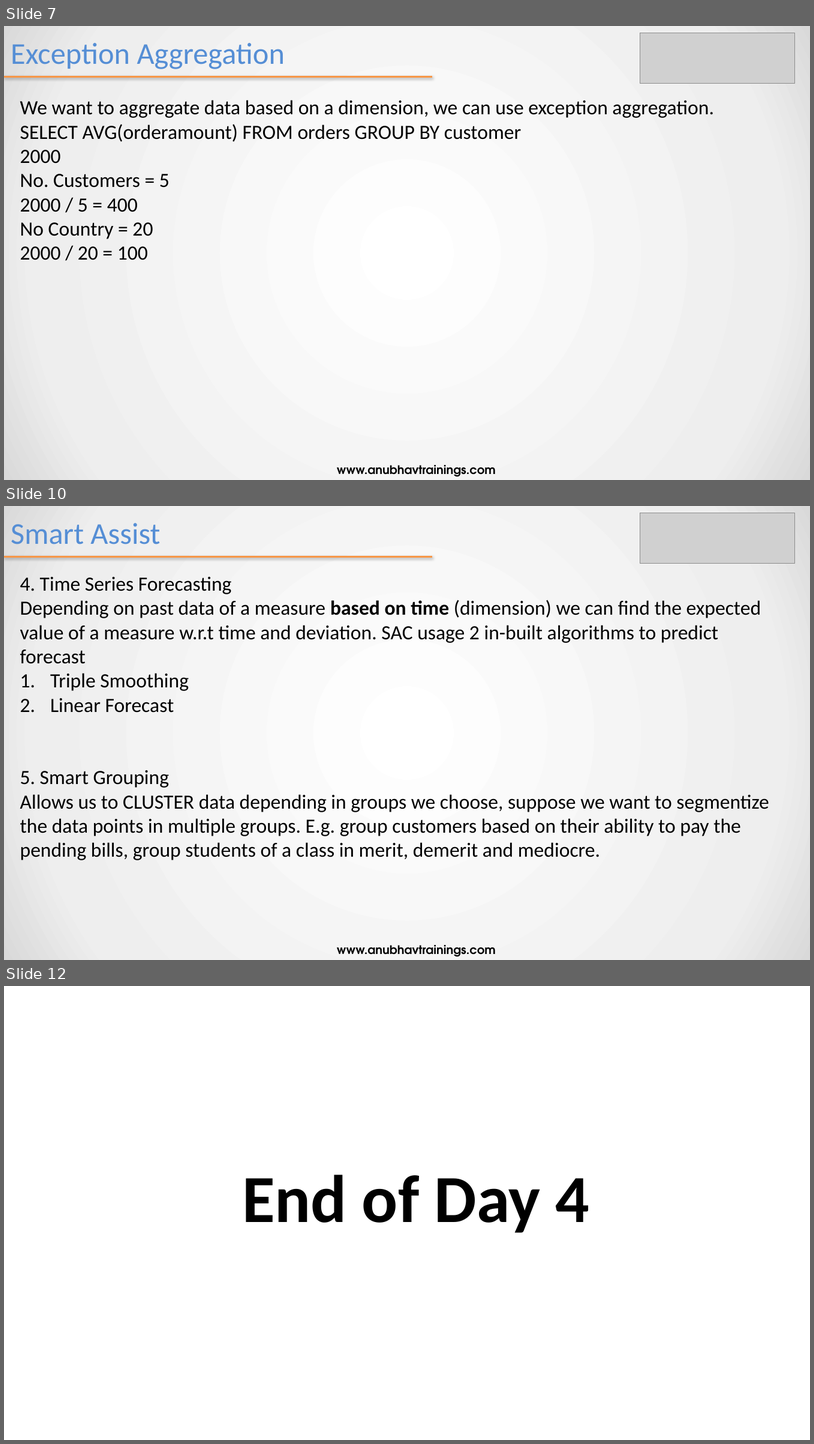
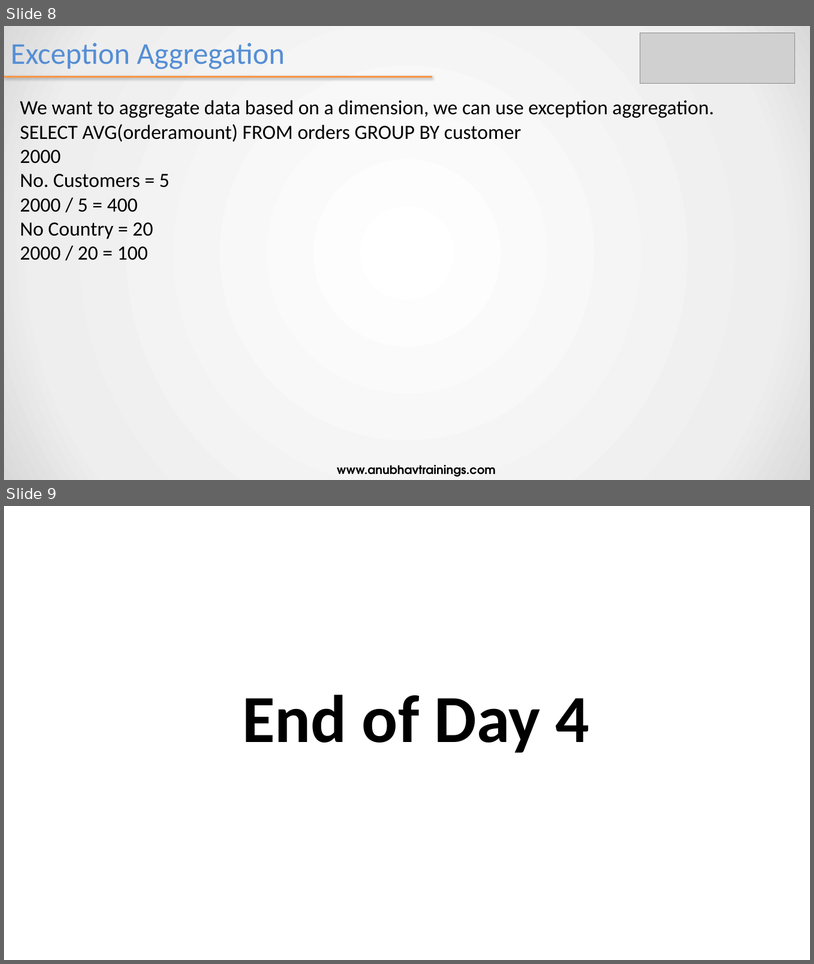
Before and after one commit to soyuztechnologies/SAC_merckgroup, a slide deck: day 4/SAC_Training Day 4.pptx. Shown one above the other, each under a label of ours: slides 7, 10 and 12 before the commit, slides 8 and 9 after it; the slides between them are not shown. The pictures are 814x1444 and 814x964 pixels, drawn with LibreOffice and Linux fonts; fonts in the diff are those of the drawing; grey boxes stand for pictures. Boxes give left, top, right and bottom in pixels: in the first picture for what was removed or moved away, otherwise in the second. Text is boxed around its words. In the diff, an @@ line names an element or a change of style, - is before the commit and + after.

```diff
--- a/day 4/SAC_Training Day 4.pptx
+++ b/day 4/SAC_Training Day 4.pptx
@@ slide 10 removed at (4,506,810,960), background gradient #FFFFFF to #EEEEEE to #D9D9D9 @@
@@ title removed at (11,523,160,544) @@
-Smart Assist
@@ picture removed at (641,513,795,564) @@
@@ line removed from (4, 557) to (433, 557) @@
@@ text removed at (20,577,769,860) @@
-4. Time Series Forecasting
-Depending on past data of a measure based on time (dimension) we can find the expected value of a measure w.r.t time and deviation. SAC usage 2 in-built algorithms to predict forecast
-1. Triple Smoothing
-2. Linear Forecast
-5. Smart Grouping
-Allows us to CLUSTER data depending in groups we choose, suppose we want to segmentize the data points in multiple groups. E.g. group customers based on their ability to pay the pending bills, group students of a class in merit, demerit and mediocre.
@@ text removed at (337,945,496,957) @@
-www.anubhavtrainings.com
@@ what was slide 7 is now slide 8 @@
@@ what was slide 12 is now slide 9 @@
```
Also in this commit, not shown: 1 slide changed, 1 slide added, 3 other slides removed, 13 other files.
